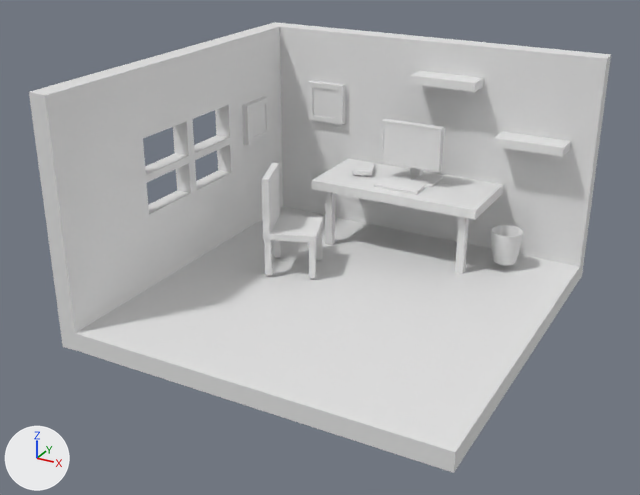
The OBJ model models/roomobjblender.obj: old version first, new version second.
Rendered twice from a camera (50 mm lens) standing at (16.3, -32.1, 19.1) and looking at (-0.9, -0.9, 3.5). Lighting does not change. The marker at lower left points along +X, +Y and +Z. Where no turn or scale is listed for an object, it has been applied to the vertices.

In view in the first picture: 'roomobjmaya'.
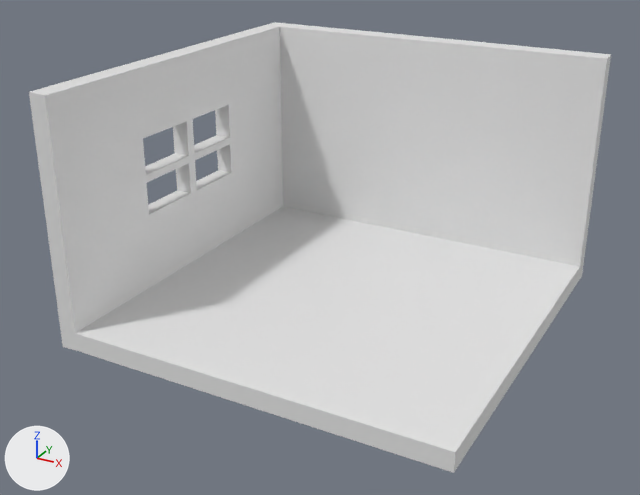
Diff of the bpy script that builds the scene:
```diff
--- a/models/roomobjblender.obj.py
+++ b/models/roomobjblender.obj.py
@@ me_roomobjmaya @@
 # used by ob_roomobjmaya; location = (0.0, 0.0, 0.0)
-me_roomobjmaya.from_pydata(...)  # 690 vertices, 1344 faces; spans x -9.3..8.4, y -8.4..9.3, z 0.0..11.0
+me_roomobjmaya.from_pydata(...)  # 122 vertices, 256 faces; spans x -9.3..8.4, y -8.4..9.3, z 0.0..11.0
+# me_roomobjmaya part 1: 12 loose pieces with 568 vertices, spanning x -8.5..7.3, y 0.0..8.5, z 0.4..9.5, are deleted
```

Where the change shows, as pixel boxes [x1, y1, x2, y2] in the pictures (640 x 495 px):
part 1 of me_roomobjmaya, deleted
    before: [242, 71, 571, 278]
